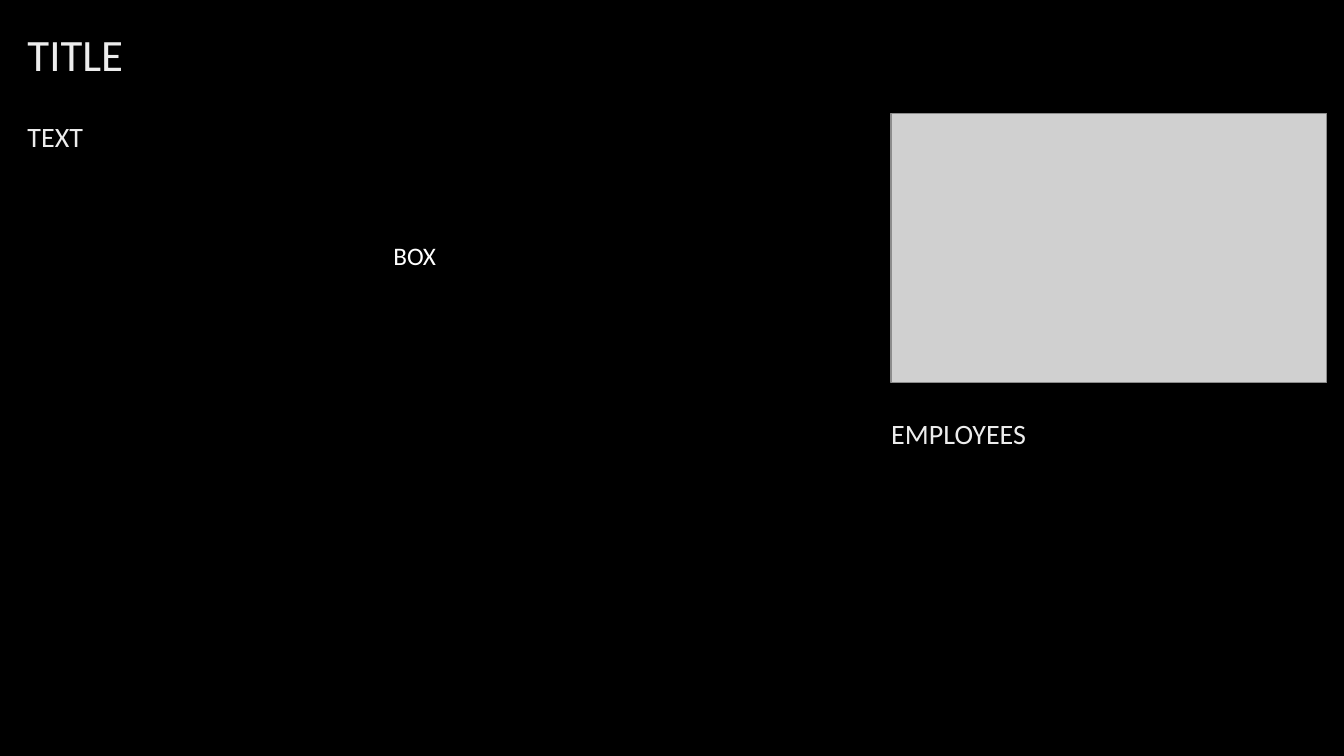
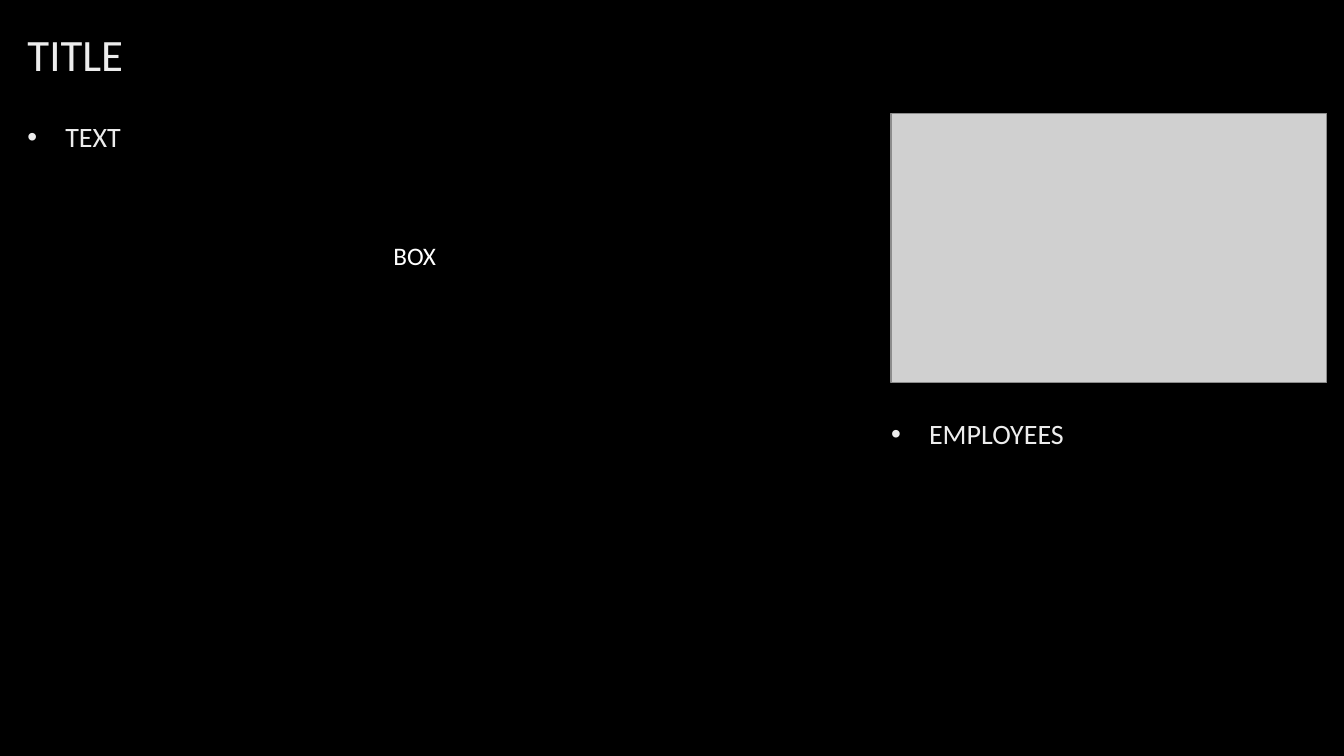
Before and after one commit to COMP2281/software-engineering-group24-25-09, a slide deck: slide 1 of backend/engagements/powerpoint/templates.pptx. Drawn at 1344x756 pixels with LibreOffice and Linux fonts; fonts in the diff are those of the drawing; grey boxes stand for pictures; background and template pictures are left out. Boxes give left, top, right and bottom in pixels: in the first picture for what was removed or moved away, otherwise in the second. Text is boxed around its words. In the diff, an @@ line names an element or a change of style, - is before the commit and + after.

```diff
--- a/backend/engagements/powerpoint/templates.pptx
+++ b/backend/engagements/powerpoint/templates.pptx
@@ text "TEXT" at (65, 129, 121, 147): text colour gradient #BFBFBF to #EDEDED to #FFFFFF to gradient #969696 to #EDEDED to #FFFFFF; bullet none to • @@
@@ text "EMPLOYEES" at (929, 426, 1064, 444): text colour gradient #BFBFBF to #EDEDED to #FFFFFF to gradient #969696 to #EDEDED to #FFFFFF; bullet none to • @@
```
Also in this commit, not shown: 1 slide removed.
